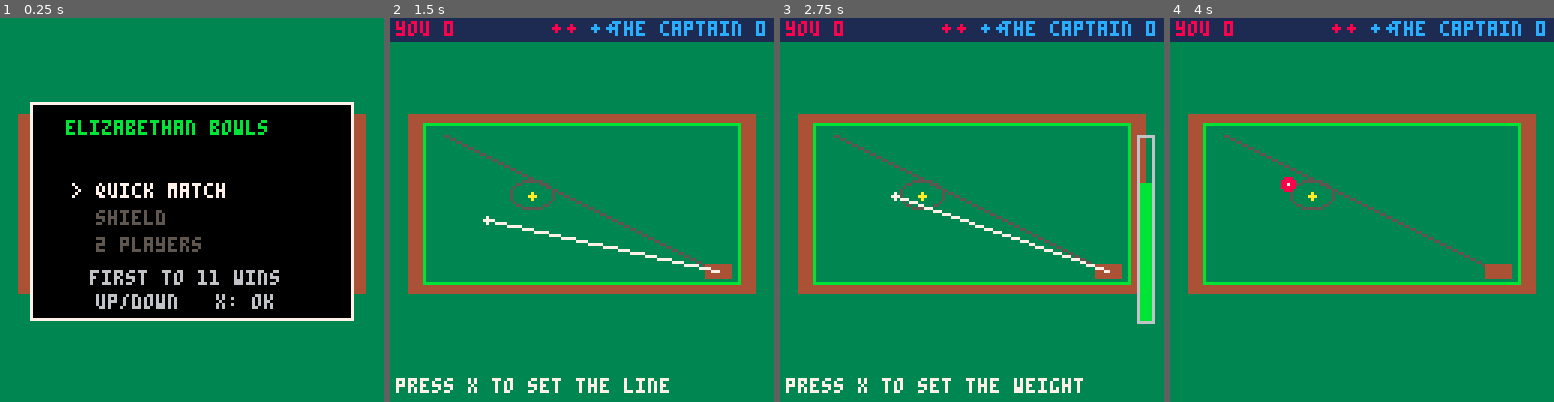
Above: before the commit, frames 1-4 (left to right).
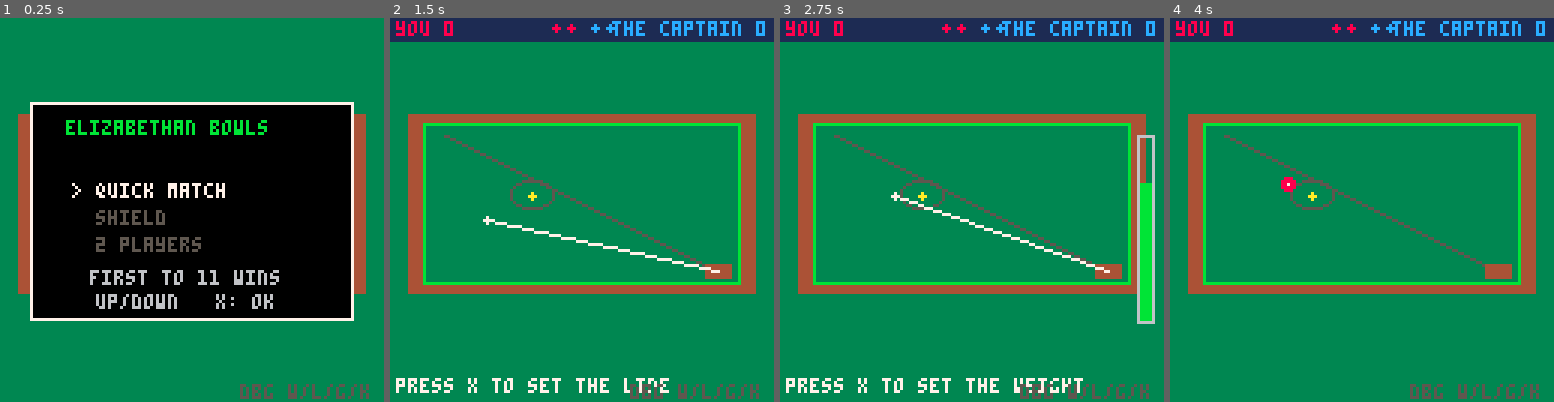
Above: after the commit, the same moments.

Repository: jagteasdale/bowls-game
Game: PICO-8 cartridge bowls.p8
Two runs of this game, one before a commit and one after it. Both use one fixed random seed, a clock stepped at 60 frames per second and the inputs below.
Inputs:
- Up to frame 1 (0.25 s): no input
- Up to frame 2 (1.5 s): tap X (X key) at 0.33, 1.07 s
- Up to frame 3 (2.75 s): hold Right 1.6-2.1 s; tap X (X key) at 1.85 s; hold Up 2.15-2.42 s; hold Right from 2.47 s (still down)
- Up to frame 4 (4 s): tap X (X key) at 2.97 s; release Right at 3.03 s; hold Left 3.08-3.58 s; hold Down 3.63-3.97 s

The runs differ from the first frame. In frame 1, 0.5% of the frame differs, in the area x 62-97%, y 95-100%; in frame 2, 0.5%; in frame 3, 0.5%; in frame 4, 0.5%.

Commit message:
Debug cheats for testing match/shield flow
- DEBUG_CHEATS flag (data.lua; set false for release)
- src/debug.lua: devkit-keyboard cheats during a match --
  w = win match, l = lose match, g = give +1, k = jump to shield final
- wired debug_init/update/draw into main; small on-screen hint
- harness stubs poke/stat and asserts debug_win_match -> match_over

Co-Authored-By: Claude Opus 4.8 <noreply@anthropic.com>

Diff:
--- a/bowls.p8
+++ b/bowls.p8
@@ -13,6 +13,7 @@
 #include src/menu.lua
 #include src/ai.lua
 #include src/render.lua
+#include src/debug.lua
 #include src/main.lua
 __gfx__
 00000000000000000000000000000000000000000000000000000000000000000000000000000000000000000000000000000000000000000000000000000000
--- a/src/data.lua
+++ b/src/data.lua
@@ -55,6 +55,9 @@
 TEAM_PLAYER = 1
 TEAM_CPU    = 2
 
+-- developer cheats (see src/debug.lua). set false for a release build.
+DEBUG_CHEATS = true
+
 -- match / multiplayer
 TARGET_SCORE = 11   -- first to this many points wins the match
 NAME_MAX     = 6    -- max characters in a hotseat player name
--- /dev/null
+++ b/src/debug.lua
@@ -0,0 +1,48 @@
+-- debug.lua -- developer cheats for testing flow without grinding matches.
+-- toggle with DEBUG_CHEATS in data.lua. uses the pico-8 devkit KEYBOARD, so the keys
+-- work in the pico-8 app (and the desktop web export when the canvas is focused) but
+-- NOT on touch / handhelds. (kept free of pico-8-only syntax so the harness can load it.)
+--
+-- keys (during a match):  w = win match   l = lose match   g = give yourself +1
+--        (shield mode):   k = jump to the final round
+
+function debug_init()
+  if DEBUG_CHEATS then poke(0x5f2d, 1) end -- enable devkit keyboard reads
+end
+
+-- is a match actually in progress (so ending/scoring it makes sense)?
+local function in_match()
+  local p = G.phase
+  return p == "handoff" or p == "wood_select" or p == "aim" or p == "power"
+    or p == "cpu_think" or p == "deliver" or p == "result"
+end
+
+-- jump straight to the match-over screen with `team` as the winner
+function debug_win_match(team)
+  G.score[team] = G.target
+  G.winner = team
+  G.live = nil
+  G.phase = "match_over"
+  G.msg = G.names[team] .. " wins the match!"
+end
+
+function debug_update()
+  if not DEBUG_CHEATS then return end
+  local k = stat(31) -- last key typed this frame, or ""
+  if k == "" then return end
+  if k == "w" and in_match() then
+    debug_win_match(TEAM_PLAYER)
+  elseif k == "l" and in_match() then
+    debug_win_match(TEAM_CPU)
+  elseif k == "g" and in_match() then
+    G.score[TEAM_PLAYER] = G.score[TEAM_PLAYER] + 1
+  elseif k == "k" and G.mode == "shield" then
+    G.shield_stage = #ROSTER
+    show_intro()
+  end
+end
+
+function debug_draw()
+  if not DEBUG_CHEATS then return end
+  print("dbg w/l/g/k", 80, 122, 5)
+end
--- a/src/main.lua
+++ b/src/main.lua
@@ -7,6 +7,7 @@
 
 function _init()
   new_game()
+  debug_init()
 end
 
 local function update_deliver()
@@ -56,8 +57,10 @@
   elseif G.phase == "shield_won" then
     if btnp(5) then new_game() end
   end
+  debug_update()
 end
 
 function _draw()
   draw_game()
+  debug_draw()
 end
--- a/tests/integration.lua
+++ b/tests/integration.lua
@@ -30,6 +30,9 @@
 cls, pset, line, rect, rectfill, circ, circfill, oval, ovalfill = noop, noop, noop, noop, noop, noop, noop, noop, noop
 function print(...) end -- stubbed; use out() for harness messages
 
+function poke() end
+function stat(n) return "" end -- no devkit keyboard in the harness -> cheats stay inert
+
 local BTN = {}
 function btnp(b) return BTN[b] == true end
 function btn(b) return BTN[b] == true end
@@ -38,7 +41,8 @@
 local root = "/Users/josephteasdale/bowls-game/"
 for _, f in ipairs({
   "src/data.lua", "src/physics.lua", "src/score.lua",
-  "src/state.lua", "src/aim.lua", "src/menu.lua", "src/ai.lua", "src/render.lua", "src/main.lua",
+  "src/state.lua", "src/aim.lua", "src/menu.lua", "src/ai.lua", "src/render.lua",
+  "src/debug.lua", "src/main.lua",
 }) do
   dofile(root .. f)
 end
@@ -170,6 +174,14 @@
 end
 
 -- ============================================================================
+out("\n== debug cheats ==")
+_init(); frame({ 5 }) -- quick match (option 1) -> into the match
+debug_win_match(TEAM_PLAYER)
+assert(G.phase == "match_over" and G.winner == TEAM_PLAYER and G.score[TEAM_PLAYER] == G.target,
+  "debug_win_match ends the match for the player")
+out("debug_win_match -> match_over as winner OK")
+
+-- ============================================================================
 out("\n== swing-back physics (aim wide -> hook back to the line) ==")
 _init(); frame({ 5 }) -- into a solo end so G.mat / G.jack exist
 do
